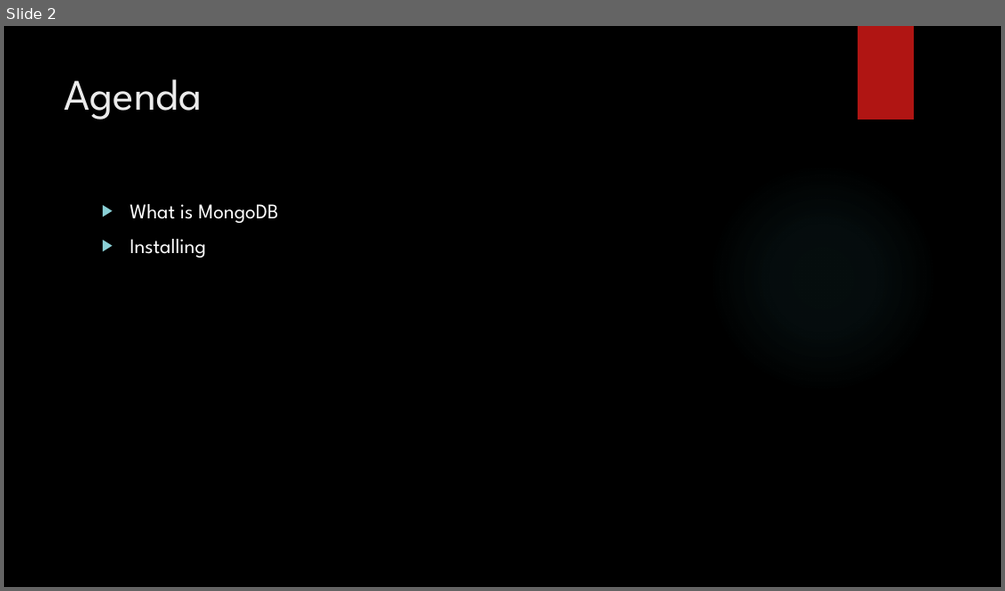
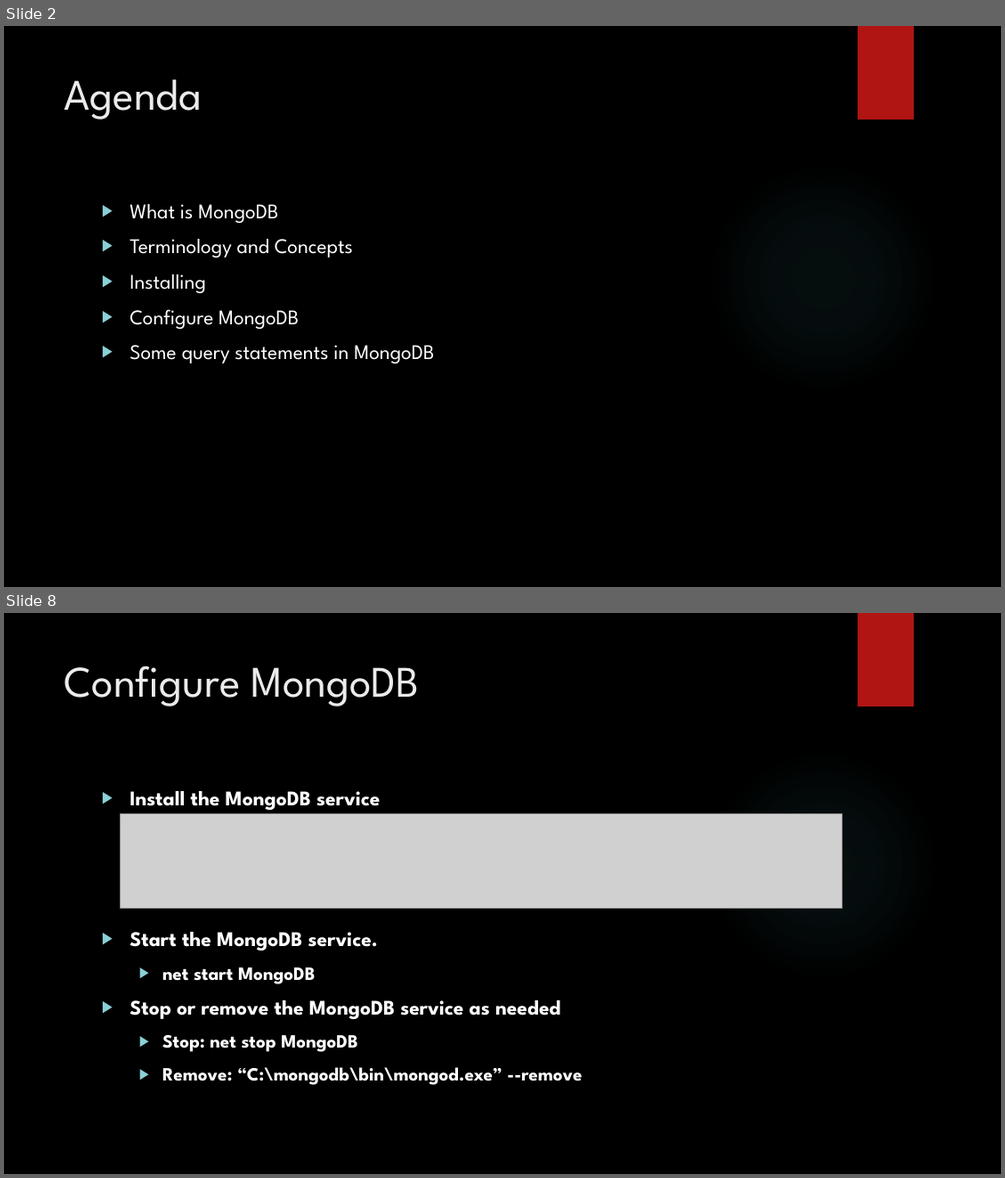
Before and after one commit to vansang1706/qt-project, a slide deck: MongoDB.pptx. Shown one above the other, each under a label of ours: slide 2 before the commit, slides 2 and 8 after it; the slides between them are not shown. The pictures are 1005x591 and 1005x1178 pixels, drawn with LibreOffice and Linux fonts; fonts in the diff are those of the drawing; grey boxes stand for pictures; background and template pictures are left out. Boxes give left, top, right and bottom in pixels: in the first picture for what was removed or moved away, otherwise in the second. Text is boxed around its words. In the diff, an @@ line names an element or a change of style, - is before the commit and + after.

```diff
--- a/MongoDB.pptx
+++ b/MongoDB.pptx
@@ slide 8 added at [4, 613, 1001, 1174], background picture (left out); not listed: 2 template elements that a slide beside it also shows @@
@@ title added at [65, 666, 419, 706], 42 pt, text #EBEBEB @@
+Configure MongoDB
@@ text added at [129, 791, 582, 1085], 20 pt, text #FFFFFF, bold @@
+▶ Install the MongoDB service
+▶ Start the MongoDB service.
+  ▶ net start MongoDB
+▶ Stop or remove the MongoDB service as needed
+  ▶ Stop: net stop MongoDB
+  ▶ Remove: “C:\mongodb\bin\mongod.exe” --remove
@@ picture added at [120, 814, 843, 908] @@
@@ slide 2 changed as well @@
@@ text at [129, 239, 353, 257]: paragraph added @@
+▶ Terminology and Concepts
@@ text at [129, 309, 434, 363]: paragraphs added @@
+▶ Configure MongoDB
+▶ Some query statements in MongoDB
```
Also in this commit, not shown: 1 other slide changed, 10 other slides added, 1 slide removed.
